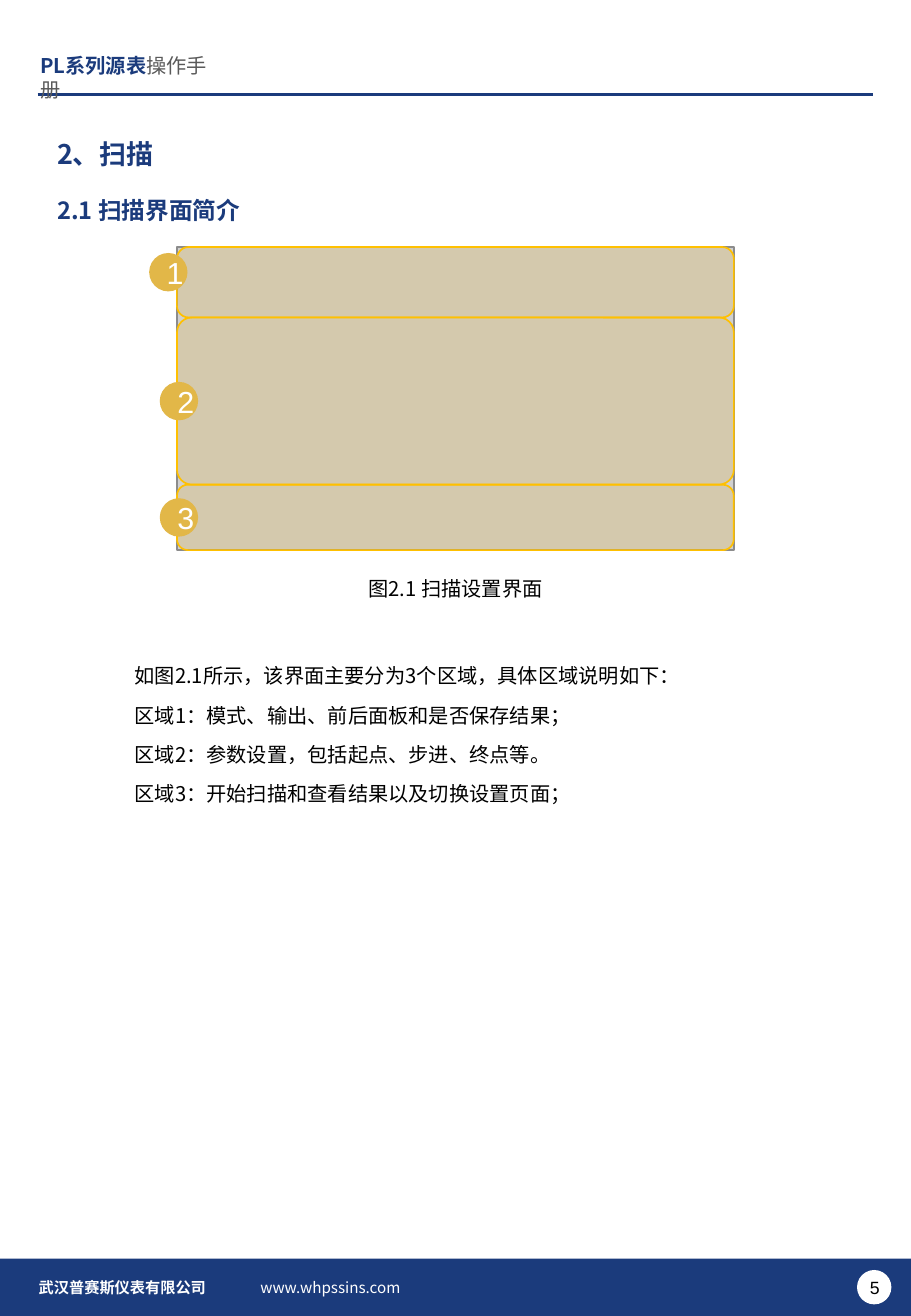
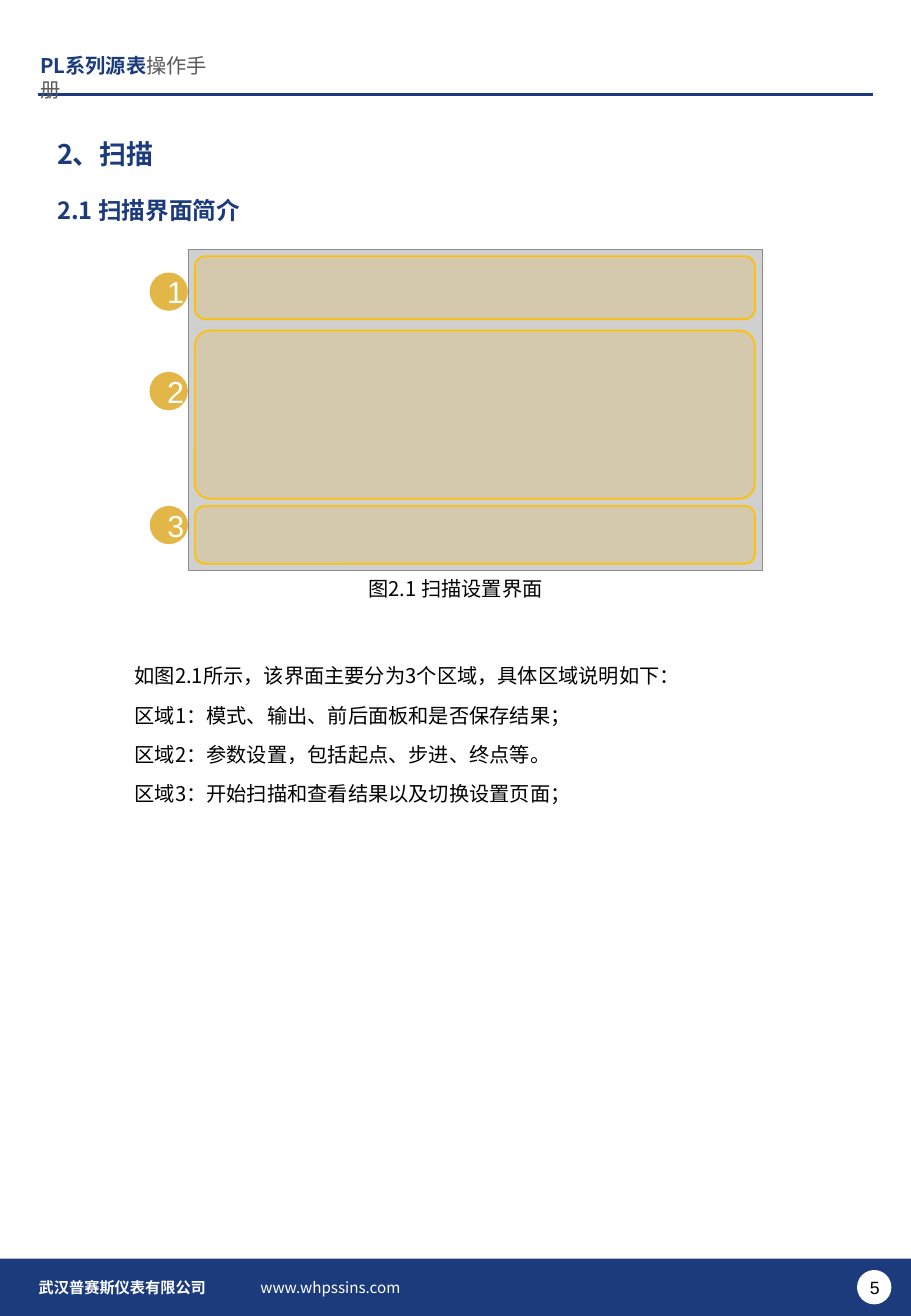
Before and after one commit to PathZW/Pss, a slide deck: slide 5 of 产品手册/PLx00/PL系列源表操作手册v1.0.1.pptx. Drawn at 911x1316 pixels with LibreOffice and Linux fonts; fonts in the diff are those of the drawing; grey boxes stand for pictures; background and template pictures are left out. Boxes give left, top, right and bottom in pixels: in the first picture for what was removed or moved away, otherwise in the second. Text is boxed around its words. In the diff, an @@ line names an element or a change of style, - is before the commit and + after.

```diff
--- a/产品手册/PLx00/PL系列源表操作手册v1.0.1.pptx
+++ b/产品手册/PLx00/PL系列源表操作手册v1.0.1.pptx
@@ picture: place and size @@
-picture at [177,247,735,549]
+picture at [188,249,762,570]
@@ rounded rectangle: place and size @@
-rounded rectangle at [177,247,735,317]
+rounded rectangle at [194,256,754,319]
@@ ellipse "1": place and size @@
-ellipse "1" at [149,253,188,292]
+ellipse "1" at [149,272,187,310]
@@ rounded rectangle: place and size @@
-rounded rectangle at [177,317,734,485]
+rounded rectangle at [194,330,754,498]
@@ ellipse "2": place and size @@
-ellipse "2" at [159,381,198,420]
+ellipse "2" at [149,372,188,411]
@@ ellipse "3": place and size @@
-ellipse "3" at [160,498,199,537]
+ellipse "3" at [149,505,187,543]
@@ rounded rectangle: place and size @@
-rounded rectangle at [177,485,734,550]
+rounded rectangle at [194,505,754,564]
```
Also in this commit, not shown: 4 other slides changed, 5 slides added, 1 slide removed, 1 other file.
